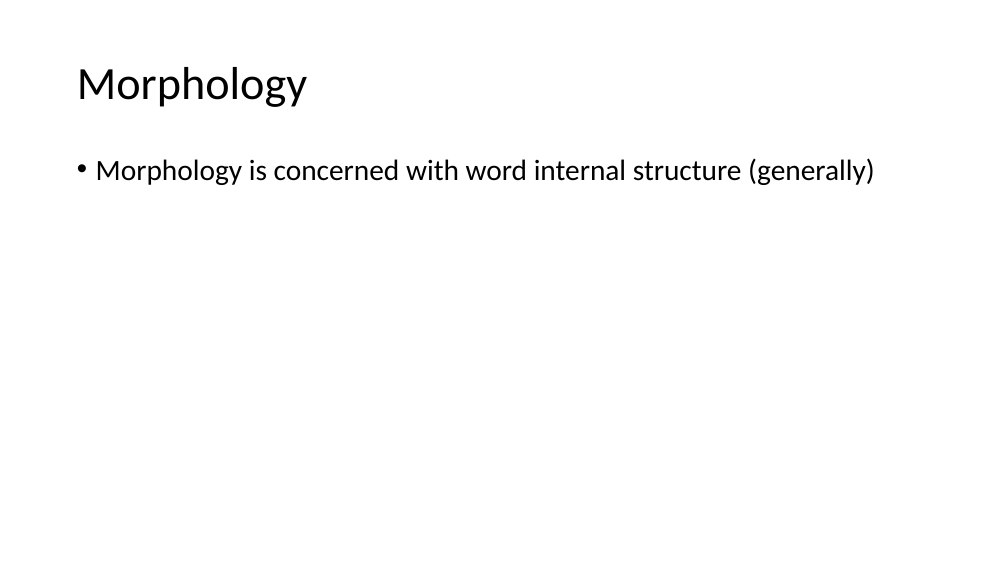
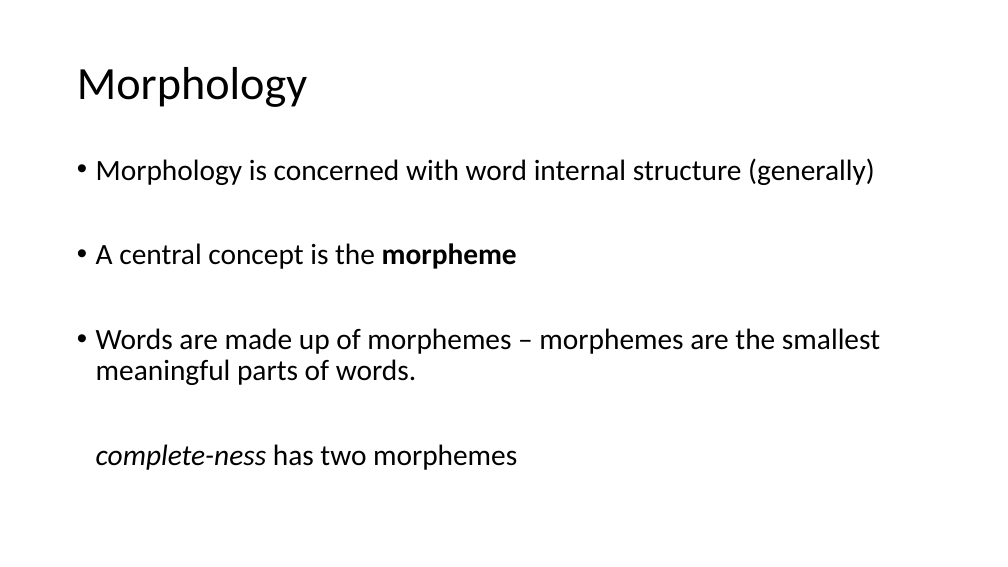
Before and after one commit to ajrtallman/Corpus_Linguistics_FSU_2023-2024, a slide deck: slide 41 of 03_lectures/CorpusLinguistics_2023_11_03.odp (slide 40 before the commit). Drawn at 1008x567 pixels with LibreOffice and Linux fonts; fonts in the diff are those of the drawing. Boxes give left, top, right and bottom in pixels: in the first picture for what was removed or moved away, otherwise in the second. Text is boxed around its words. In the diff, an @@ line names an element or a change of style, - is before the commit and + after.

```diff
--- a/03_lectures/CorpusLinguistics_2023_11_03.odp
+++ b/03_lectures/CorpusLinguistics_2023_11_03.odp
@@ text at box(96, 243, 880, 470): paragraphs added @@
+• A central concept is the morpheme
+• Words are made up of morphemes – morphemes are the smallest meaningful parts of words.
+complete-ness has two morphemes
```
Also in this commit, not shown: 3 other slides changed, 4 slides added, 1 slide removed, 5 other files.
